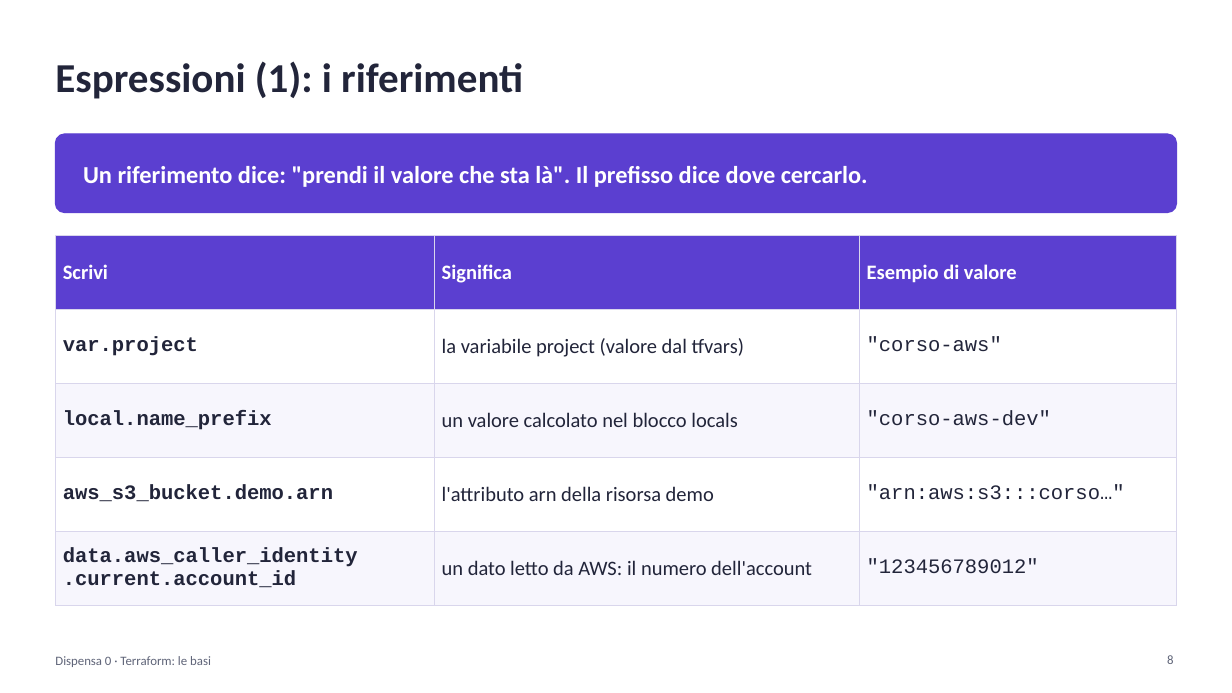
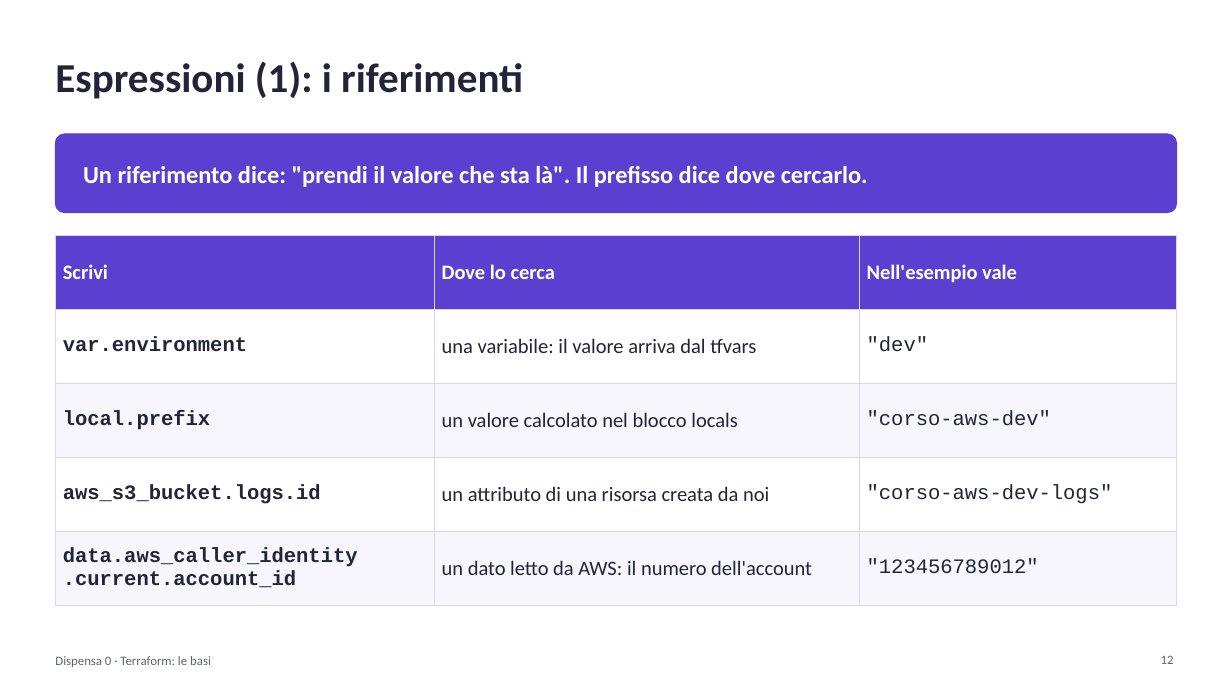
Before and after one commit to cereZ23/aws, a slide deck: slide 12 of slide/slide-0-terraform.pptx (slide 8 before the commit). Drawn at 1232x693 pixels with LibreOffice and Linux fonts; fonts in the diff are those of the drawing. Boxes give left, top, right and bottom in pixels: in the first picture for what was removed or moved away, otherwise in the second. Text is boxed around its words. In the diff, an @@ line names an element or a change of style, - is before the commit and + after.

Commit message:
Espressioni spiegate con un esempio concreto (bucket dei log dev/prod)

```diff
--- a/slide/slide-0-terraform.pptx
+++ b/slide/slide-0-terraform.pptx
@@ table at (x1=55, y1=236, x2=1177, y2=592) @@
-row 1, column 2: Significa
+row 1, column 2: Dove lo cerca
-row 1, column 3: Esempio di valore
+row 1, column 3: Nell'esempio vale
-row 2: var.project | la variabile project (valore dal tfvars) | "corso-aws"
+row 2: var.environment | una variabile: il valore arriva dal tfvars | "dev"
-row 3, column 1: local.name_prefix
+row 3, column 1: local.prefix
-row 4: aws_s3_bucket.demo.arn | l'attributo arn della risorsa demo | "arn:aws:s3:::corso…"
+row 4: aws_s3_bucket.logs.id | un attributo di una risorsa creata da noi | "corso-aws-dev-logs"
@@ page number at (x1=1161, y1=655, x2=1174, y2=664): text changed @@
-8
+12
```
Also in this commit, not shown: 4 other slides changed, 4 slides added, 1 other file.
